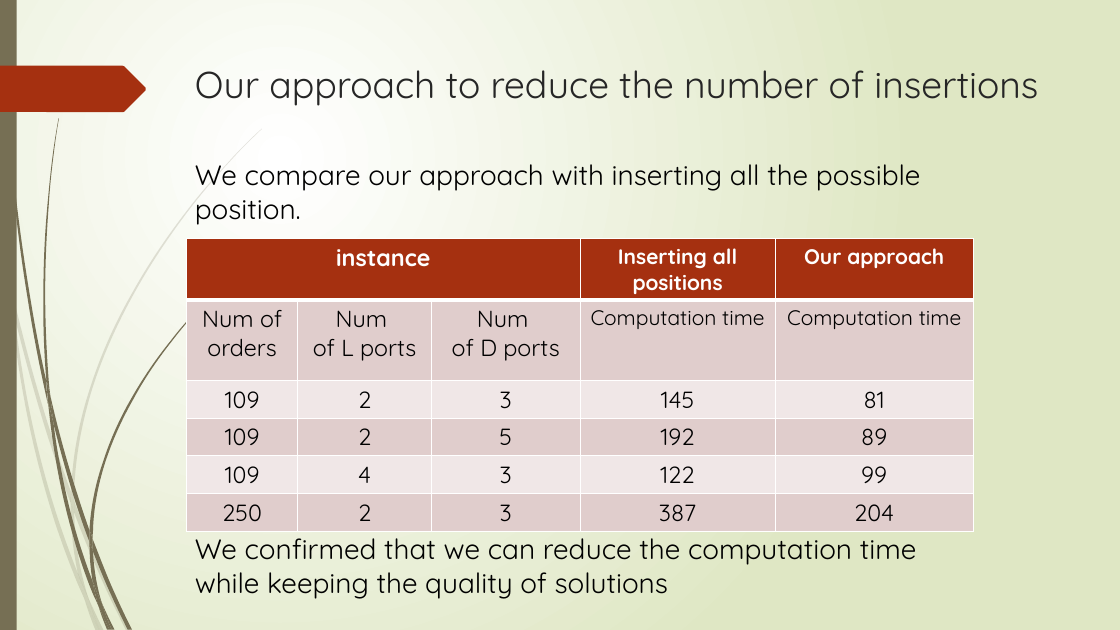
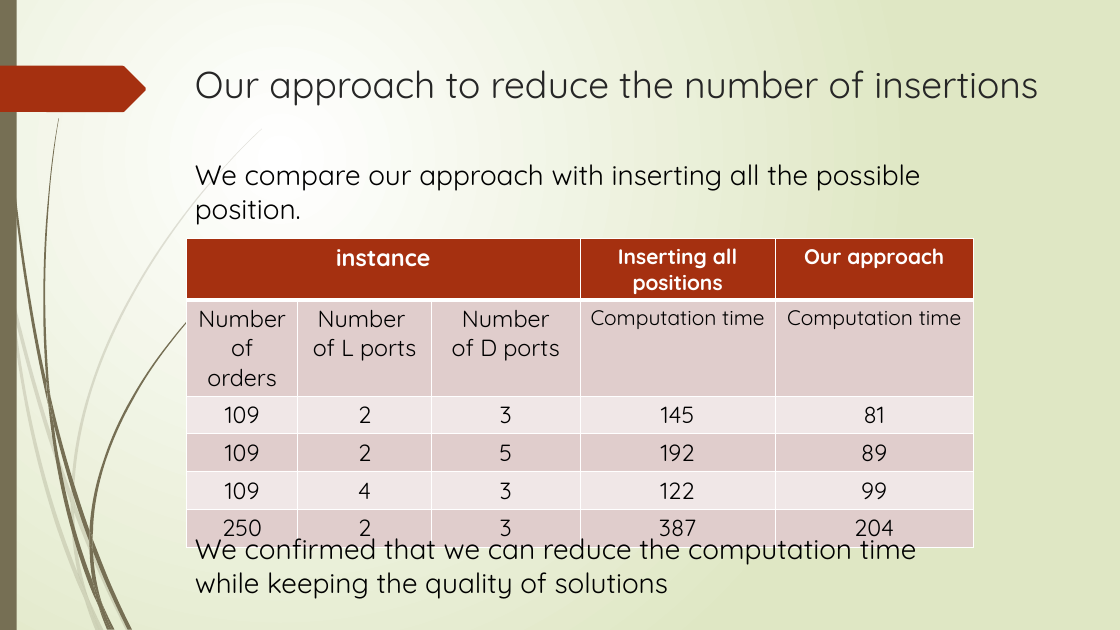
Before and after one commit to r-kurosu/kline_new, a slide deck: slide 38 of 竹田.pptx. Drawn at 1120x630 pixels with LibreOffice and Linux fonts; fonts in the diff are those of the drawing. Boxes give left, top, right and bottom in pixels: in the first picture for what was removed or moved away, otherwise in the second. Text is boxed around its words. In the diff, an @@ line names an element or a change of style, - is before the commit and + after.

```diff
--- a/竹田.pptx
+++ b/竹田.pptx
@@ table at [187, 239, 974, 547] @@
-row 2: Num of orders | Num / of L ports | Num / of D ports | Computation time | Computation time
+row 2: Number of orders | Number / of L ports | Number / of D ports | Computation time | Computation time
```
Also in this commit, not shown: 4 other slides changed.
